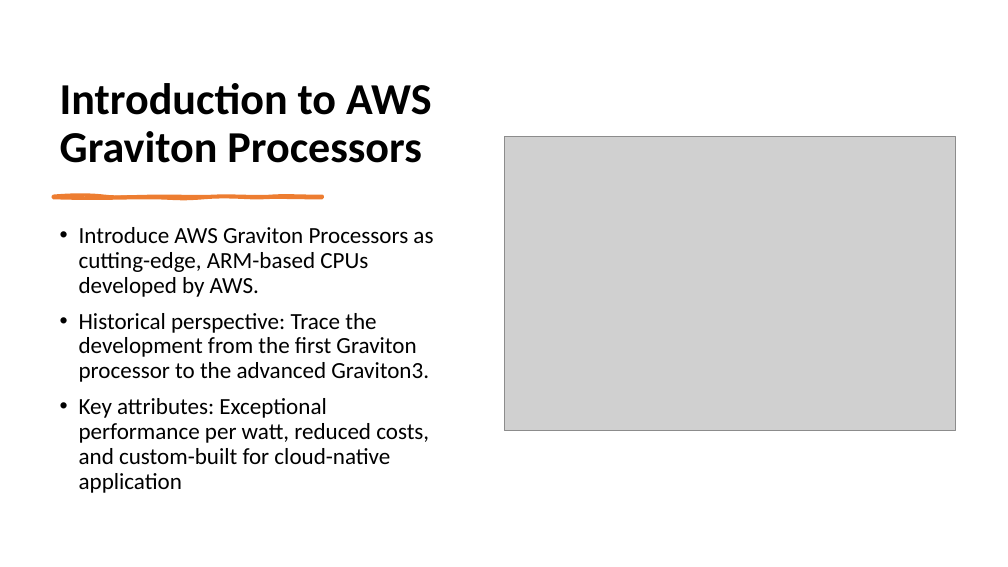
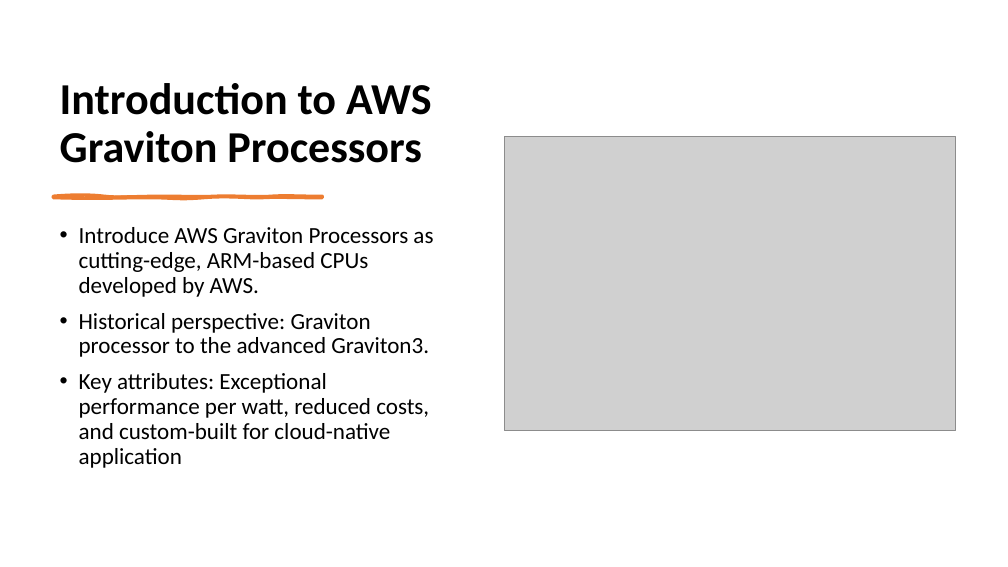
Before and after one commit to IlyaChakun/aws-iba-courses, a slide deck: slide 2 of lecture-materials/Compute/aws_graviton_processor/AWS_Graviton_Processors.pptx. Drawn at 1008x567 pixels with LibreOffice and Linux fonts; fonts in the diff are those of the drawing; grey boxes stand for pictures. Boxes give left, top, right and bottom in pixels: in the first picture for what was removed or moved away, otherwise in the second. Text is boxed around its words. In the diff, an @@ line names an element or a change of style, - is before the commit and + after.

```diff
--- a/lecture-materials/Compute/aws_graviton_processor/AWS_Graviton_Processors.pptx
+++ b/lecture-materials/Compute/aws_graviton_processor/AWS_Graviton_Processors.pptx
@@ text at (79,313,429,357): text changed @@
-• Historical perspective: Trace the development from the first Graviton processor to the advanced Graviton3.
+• Historical perspective: Graviton processor to the advanced Graviton3.
```
Also in this commit, not shown: 1 other slide changed, 1 slide removed, 9 other files.
